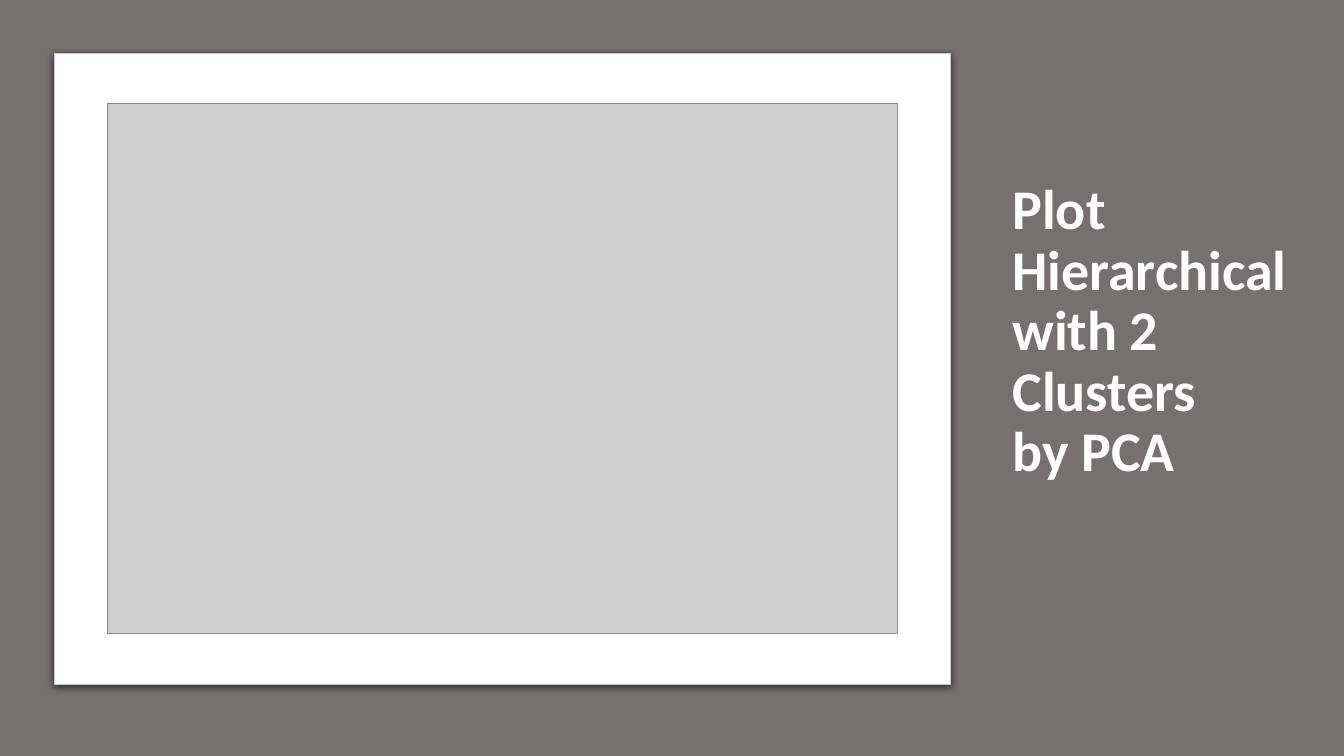
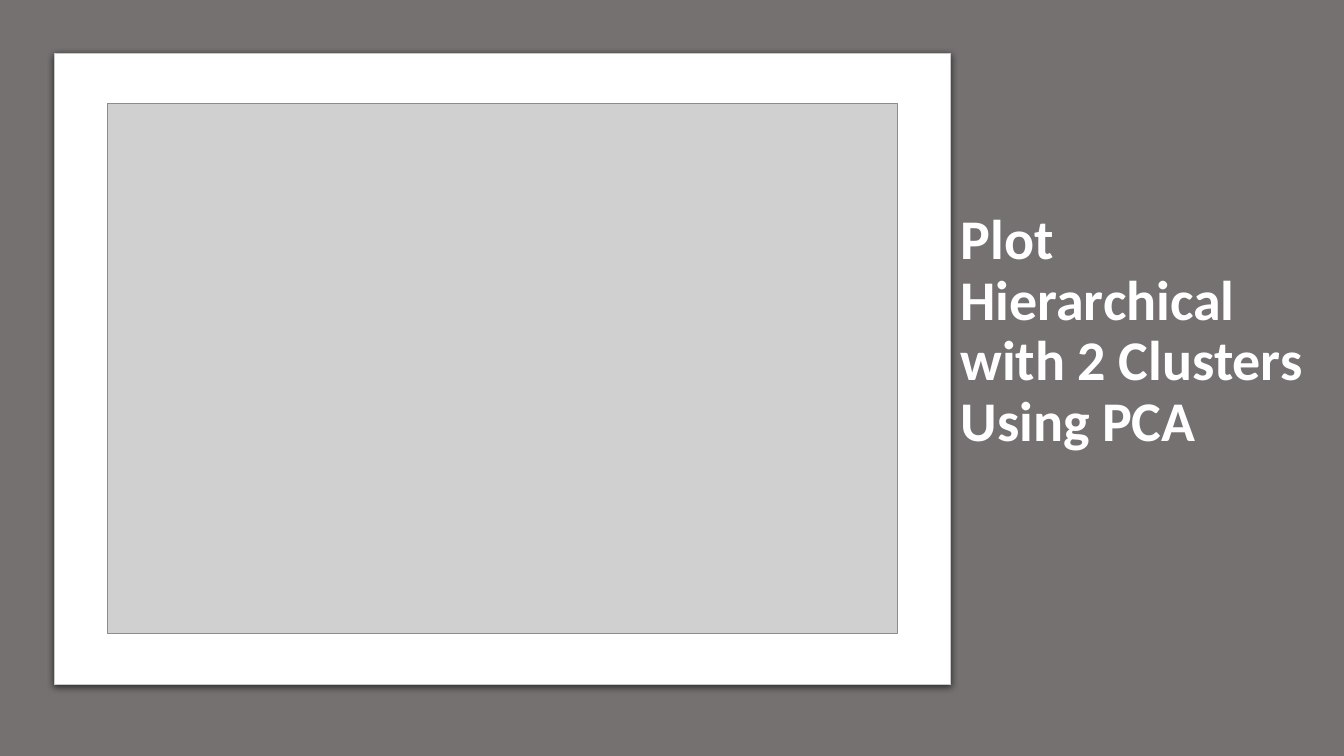
Before and after one commit to parichehrma/PariMa1, a slide deck: slide 22 of Customers Segmentation based on their Credit Card usage.pptx. Drawn at 1344x756 pixels with LibreOffice and Linux fonts; fonts in the diff are those of the drawing; grey boxes stand for pictures. Boxes give left, top, right and bottom in pixels: in the first picture for what was removed or moved away, otherwise in the second. Text is boxed around its words. In the diff, an @@ line names an element or a change of style, - is before the commit and + after.

```diff
--- a/Customers Segmentation based on their Credit Card usage.pptx
+++ b/Customers Segmentation based on their Credit Card usage.pptx
@@ title at [961,219,1302,451]: text changed @@
-Plot Hierarchical with 2 Clusters
-by PCA
+Plot Hierarchical with 2 Clusters
+Using PCA
```
Also in this commit, not shown: 28 other slides changed, 1 other file.
